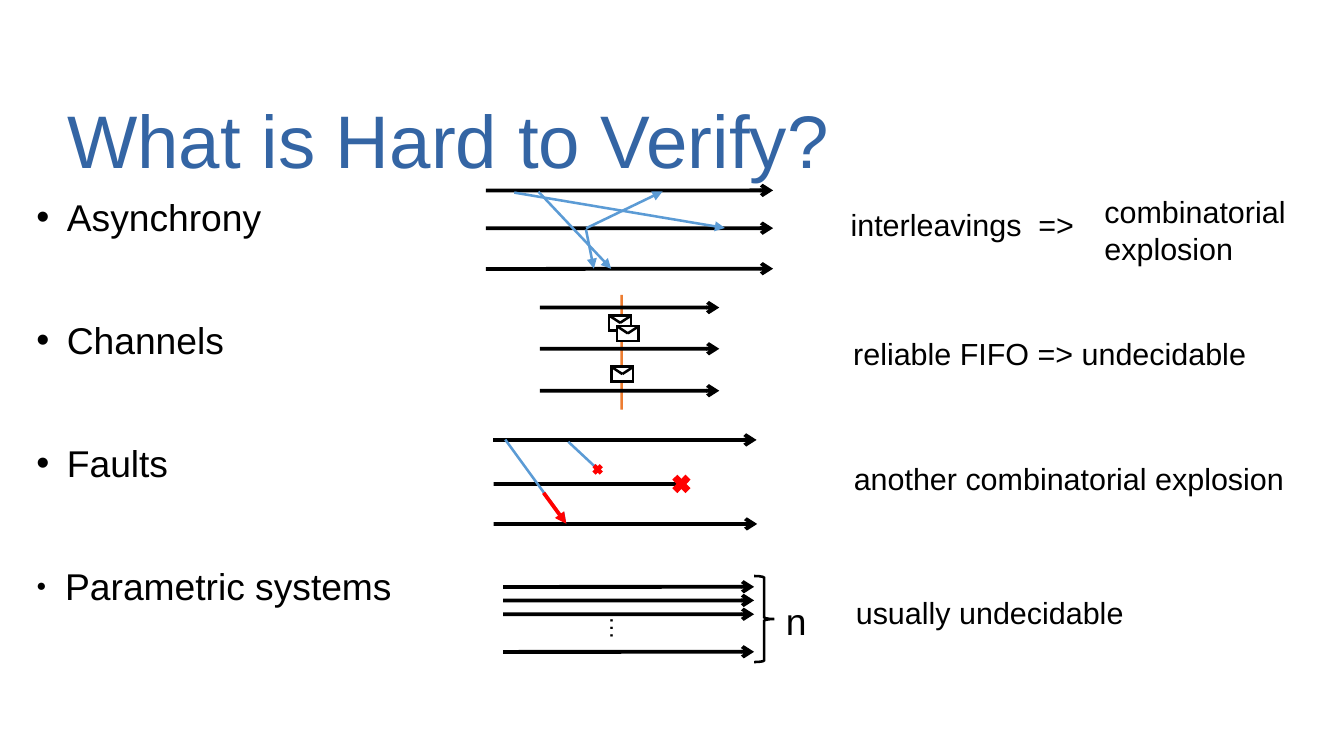
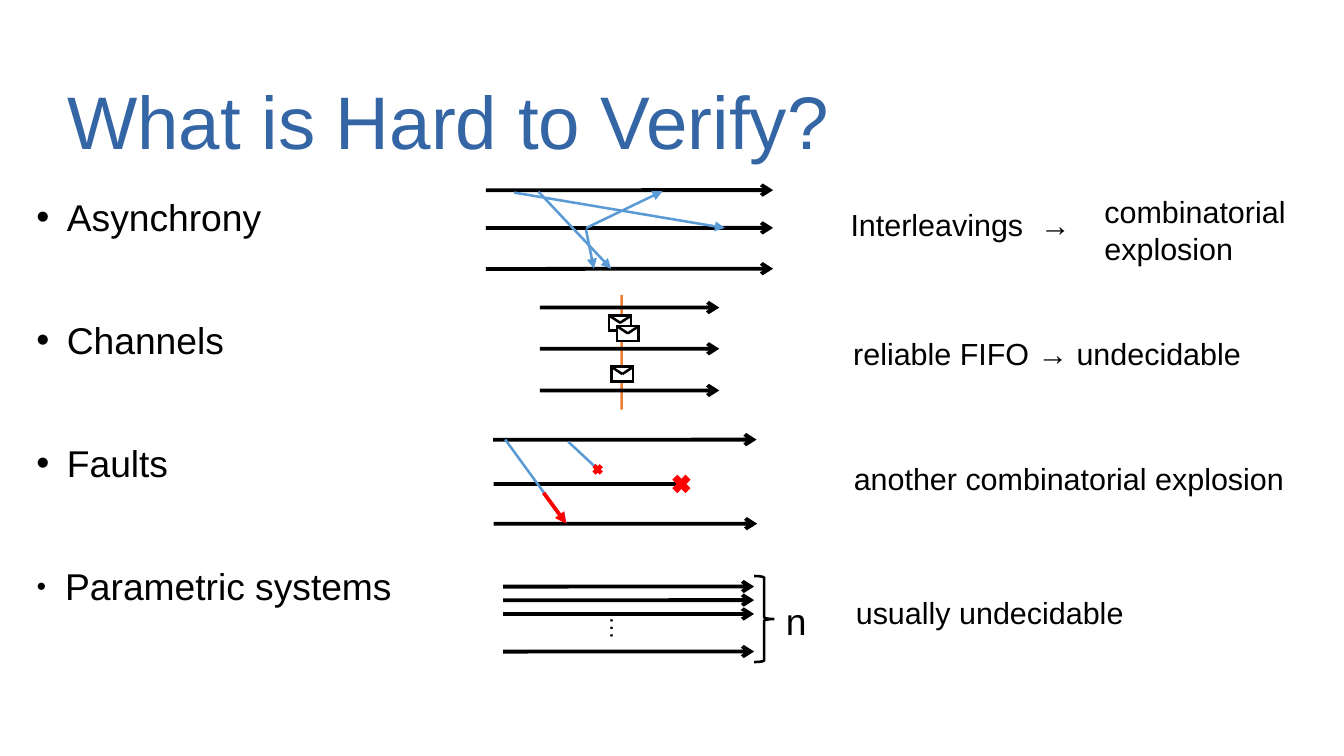
Before and after one commit to dzufferey/presentations, a slide deck: slide 4 of 2019_06_21_VDS/On_Structuring_Communication_and_Verification.odp (slide 5 before the commit). Drawn at 1344x756 pixels with LibreOffice and Linux fonts; fonts in the diff are those of the drawing; background and template pictures are left out. Boxes give left, top, right and bottom in pixels: in the first picture for what was removed or moved away, otherwise in the second. Text is boxed around its words. In the diff, an @@ line names an element or a change of style, - is before the commit and + after.

```diff
--- a/2019_06_21_VDS/On_Structuring_Communication_and_Verification.odp
+++ b/2019_06_21_VDS/On_Structuring_Communication_and_Verification.odp
@@ title "What is Hard to Verify?": place and size @@
-title "What is Hard to Verify?" at [67,114,829,182]
+title "What is Hard to Verify?" at [67,95,829,163]
@@ text at [851,214,1024,242]: text changed @@
-interleavings =>
+Interleavings →
@@ text at [853,343,1241,366]: text changed @@
-reliable FIFO => undecidable
+reliable FIFO → undecidable
```
Also in this commit, not shown: 9 other slides changed, 1 slide added, 2 slides removed.
